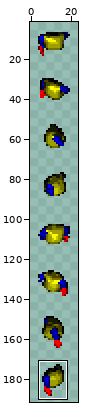
One commit to this sprite sheet: graphics/chars/bodies/base/upper_idle_handgun_24x24.png. Above: a wide view before the commit, with the close-up outlined.
Close-up. Earlier state:
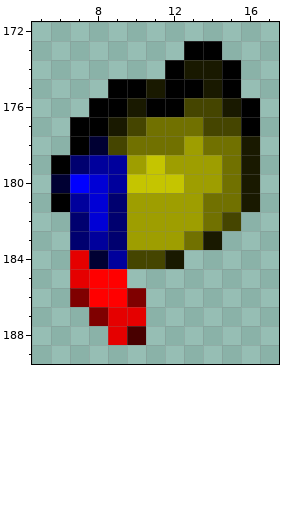
The file is 24x192 pixels. Colours within 5 levels of each other are drawn and written as one. Shown: x 5..17, y 172..189. The wide view leaves out empty margins. The commit also changed other parts of the picture, which this record leaves out.
Now the later version:
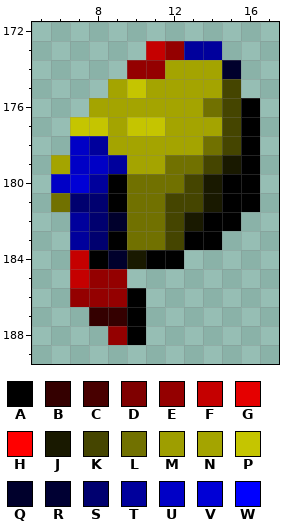
Palette (. is transparent): A #000000  B #340000  C #480000  D #7f0000  E #940000  F #c50000  G #e50000  H #ff0000  J #191900  K #454500  L #717100  M #9e9e00  N #a4a400  P #c5c500  Q #00002c  R #000033  S #00006f  T #00009c  U #0000c6  V #0000d6  W #0000ff
Diff:
Changed rows in their new state; - is an unchanged pixel.
first column x 6:
173 -----FETT--
174 ----EENNNQ-
175 ---NPNNNNK-
176 --NNNNNNLK-
177 -PPNPPNNN--
178 -UTNNNNN-KA
179 NUU-NNLLKJA
180 UVTALLLKJAA
181 LSSALLKKJAA
182 -TSQLLKJAA-
183 -TSALLKAA--
184 -FAQJAA----
185 -FEE-------
186 -EEEA------
187 --BBA------
188 ---EA------
